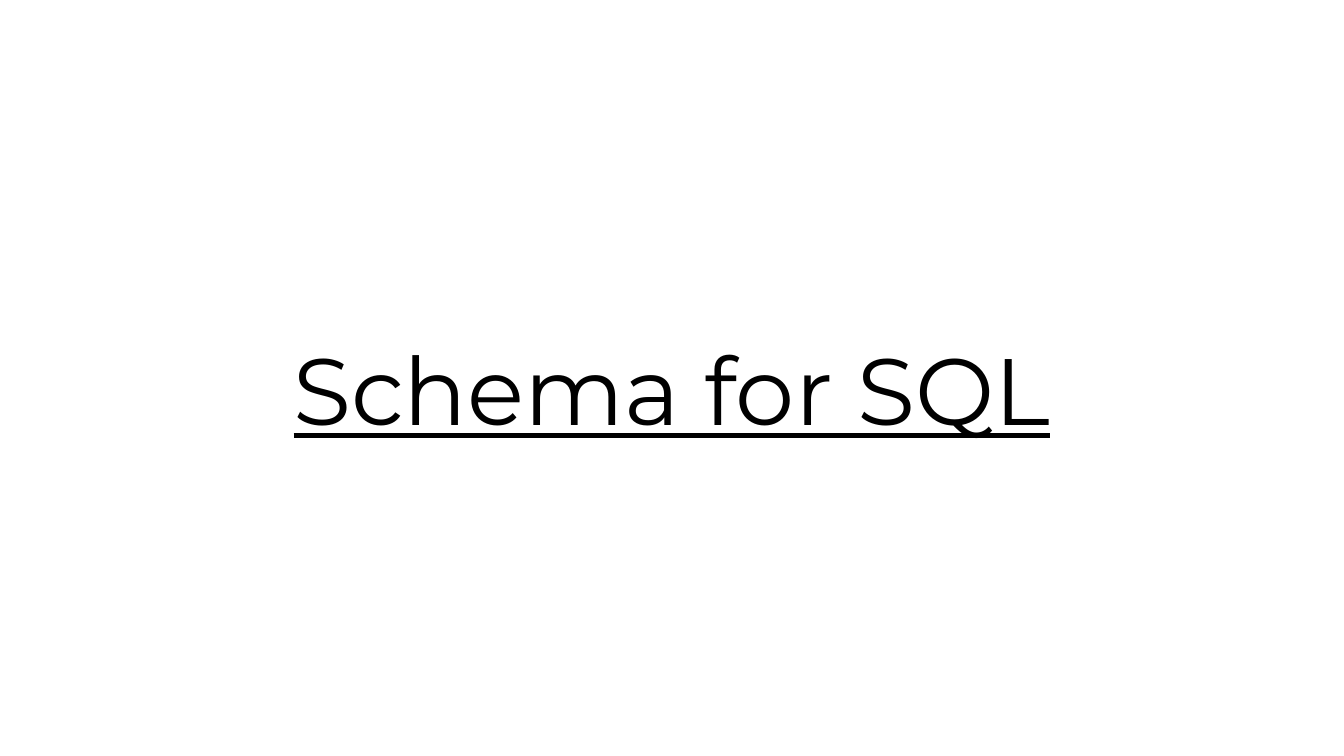
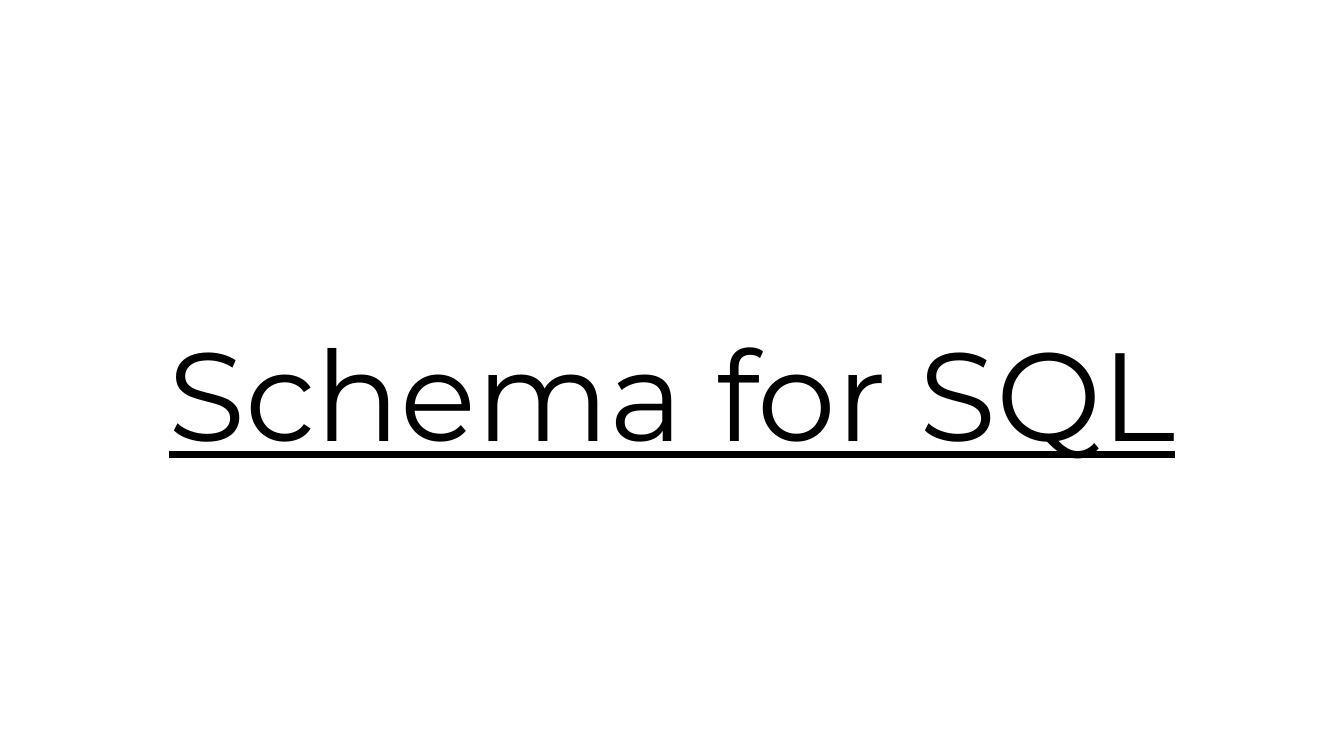
Before and after one commit to cathaylab/sharing, a slide deck: slide 14 of 2016.12.09-Platform/platform.pptx (slide 15 before the commit). Drawn at 1344x756 pixels with LibreOffice and Linux fonts; fonts in the diff are those of the drawing. Boxes give left, top, right and bottom in pixels: in the first picture for what was removed or moved away, otherwise in the second. Text is boxed around its words. In the diff, an @@ line names an element or a change of style, - is before the commit and + after.

```diff
--- a/2016.12.09-Platform/platform.pptx
+++ b/2016.12.09-Platform/platform.pptx
@@ title "Schema for SQL" moved from (x1=294, y1=354, x2=1049, y2=438) to (x1=169, y1=347, x2=1175, y2=459) @@
@@ title "Schema for SQL" at (x1=169, y1=347, x2=1175, y2=459): size 134.6 to 179.2 pt @@
```
Also in this commit, not shown: 13 other slides changed, 2 slides added, 1 other file.
